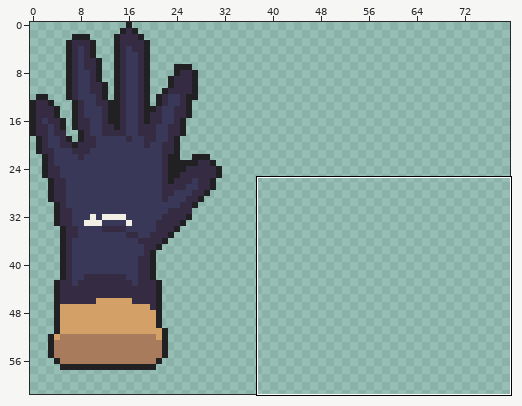
Two states of a pixel-art file, bin/Assets/AllSprites.aseprite. Above, an overview of the earlier version with the close-up marked.
Close-up. As it was:
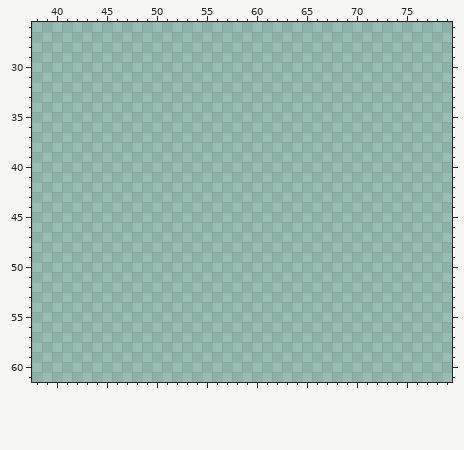
160x160 pixels, 1 frame. Shown: x 38..79, y 26..61. The old version is drawn lined up with the new one, on the new canvas. The wide view leaves out empty margins.
Palette (. is transparent): 
After the commit:
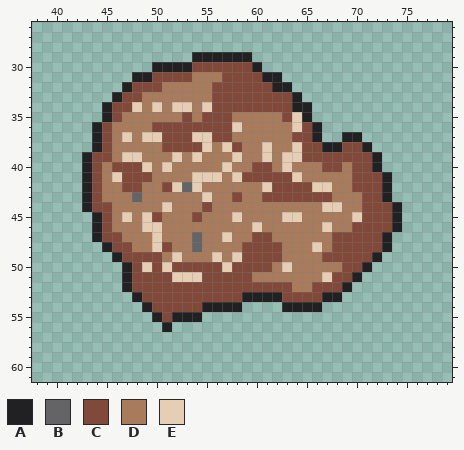
Colours new in this view: A #212123  B #646365  C #80493a  D #a77b5b  E #e5ceb4
Difference:
canvas 160x160 -> 193x114, the old top-left corner now at -2,-1 (the part of the old canvas that was cut away was empty and is not shown)
Changed rows in their new state; - is an unchanged pixel.
first column x 43:
29 -----------AAAAAA---------------
30 -------AAAACCCCCCA--------------
31 -----AACCCCDDDCCCCAA------------
32 ----ACCCDDDDDCCCCCCAA-----------
33 ---ACCDDDDDDDCCCCCCCCA----------
34 --ACCEDEDEEDECCCCCCCCAA---------
35 --ACDDDDDDCDCCCDDDDDCEA---------
36 -ACDDDDCCCCCCCCEDDDDDECA--------
37 -ACDEDEECCCEECCDDDDDDCCA--AA----
38 -ACDDDDDCCCCEDECDDEDDECCAACCA---
39 ACCDEEDDDEDEDDDEDDEDEECCCCCCCA--
40 ACDCCCEDEDDDDDEDDCCDEDDDCCDCCA--
41 ACDECCCDDDDEEEDECCCCCEDDDDDCCCA-
42 ACDDCCDDCEBEDDDDDDECCCCEEDDCCCA-
43 ACDDDBDDDDDDEDDCDDCCCCCCCDDDCCA-
44 ACCDDDDDEDDDCDDDDDDDDDDDEEDDCCCA
45 -ACDEDECDDDCDDDEDDDDEEDDDDDECCCA
46 -ACDDDEEDDDDDDDDDEDDDDDDEDDCCCCA
47 -ACCDDDEDDDBDDEDDCCDDDDDDCCCCCA-
48 --ACCDDECDDBDDDDCCCCDDDEDCCCCCA-
49 ---ACCCCDEDDDEDECCCCDDDDCCCCCA--
50 ----ACECECCCCCECCCCDEDDDDDCCA---
51 ----ACCCCEEECCCCCDDDDDDDECCA----
52 ----ACCCCCCCCCCCCCCCCDDCCCA-----
53 -----ACCCCCCCCCCAAAACCCCAA------
54 ------ACCCCCAAAA----AAAA--------
55 -------ACAAA--------------------
56 --------A-----------------------
Where, in picture pixels (left, top, right, bottom), the same in both close-ups:
added: (82, 52, 402, 332)
